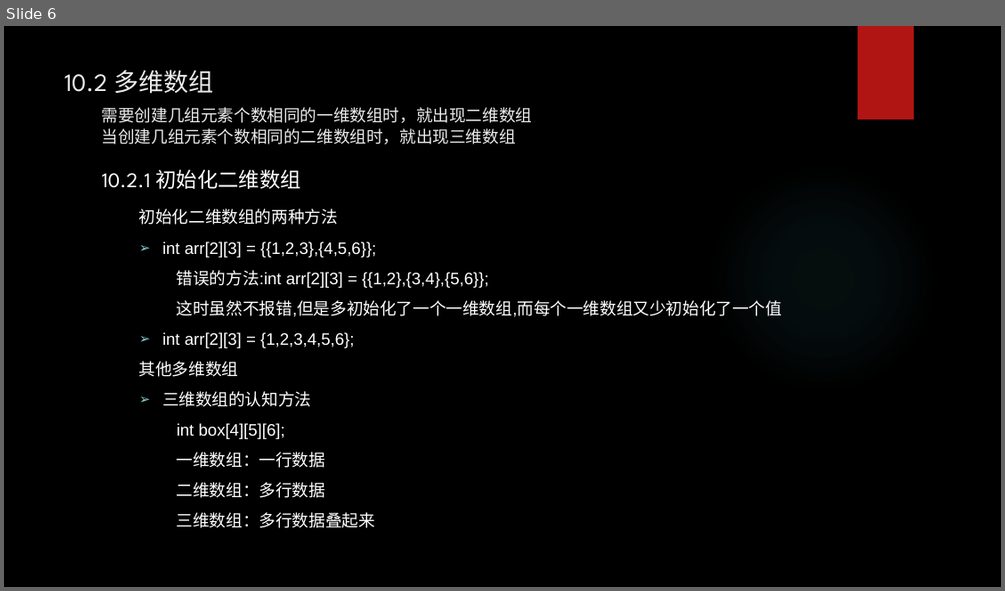
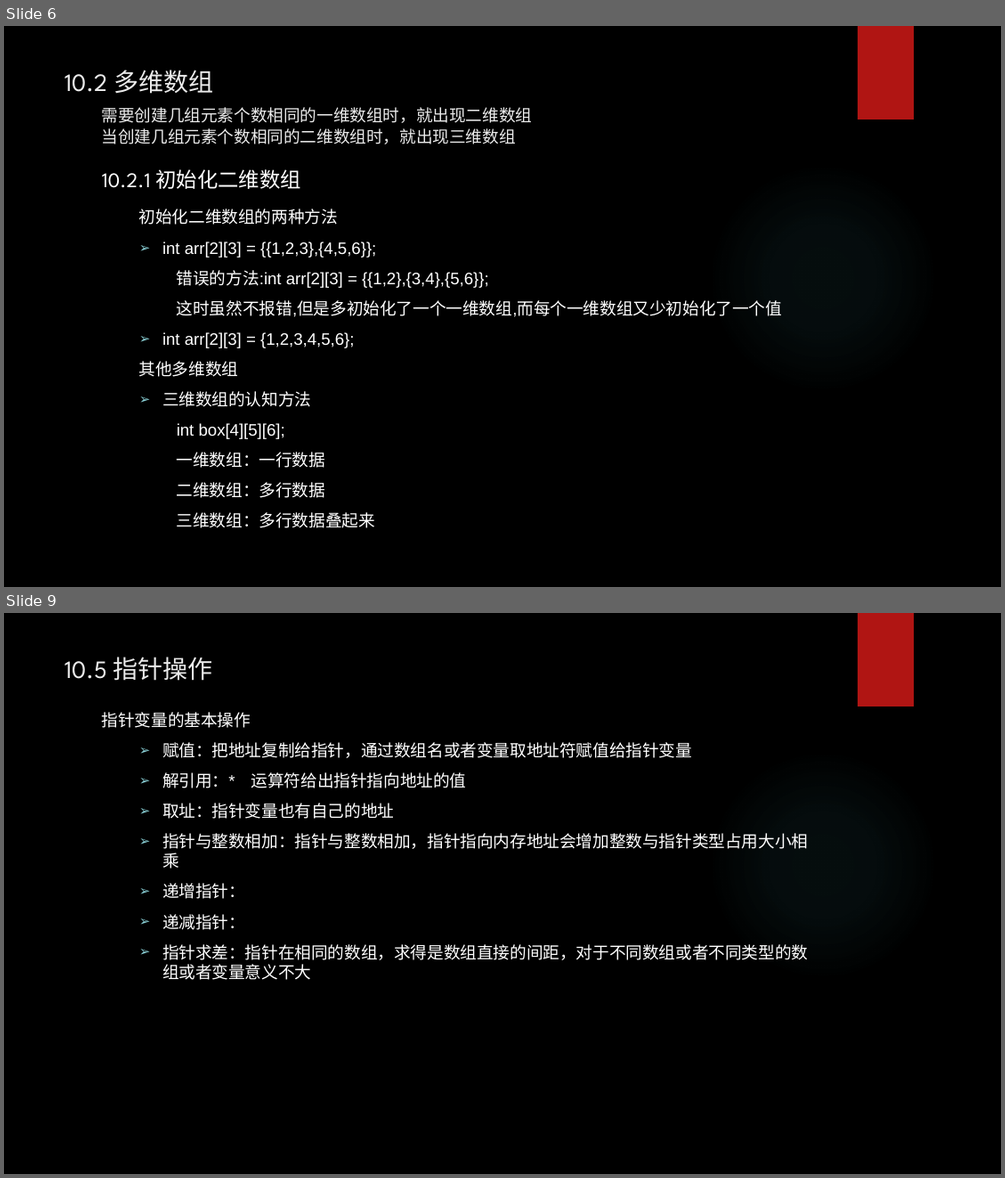
Before and after one commit to tsyin/c_ppt-code, a slide deck: 10数组和指针.pptx. Shown one above the other, each under a label of ours: slide 6 before the commit, slides 6 and 9 after it; the slides between them are not shown. The pictures are 1005x591 and 1005x1178 pixels, drawn with LibreOffice and Linux fonts; fonts in the diff are those of the drawing; background and template pictures are left out. Boxes give left, top, right and bottom in pixels: in the first picture for what was removed or moved away, otherwise in the second. Text is boxed around its words. In the diff, an @@ line names an element or a change of style, - is before the commit and + after.

```diff
--- a/10数组和指针.pptx
+++ b/10数组和指针.pptx
@@ slide 9 added at box(4, 613, 1001, 1174), background picture (left out); not listed: 2 template elements that a slide beside it also shows @@
@@ title added at box(65, 657, 213, 681), 24 pt, text #EBEBEB @@
+10.5 指针操作
@@ text added at box(102, 712, 808, 980), 16 pt, text #FFFFFF @@
+指针变量的基本操作
+  ➢ 赋值：把地址复制给指针，通过数组名或者变量取地址符赋值给指针变量
+  ➢ 解引用：* 运算符给出指针指向地址的值
+  ➢ 取址：指针变量也有自己的地址
+  ➢ 指针与整数相加：指针与整数相加，指针指向内存地址会增加整数与指针类型占用大小相乘
+  ➢ 递增指针：
+  ➢ 递减指针：
+  ➢ 指针求差：指针在相同的数组，求得是数组直接的间距，对于不同数组或者不同类型的数组或者变量意义不大
```
Also in this commit, not shown: 1 slide changed, 1 other slide added, 2 other files.
